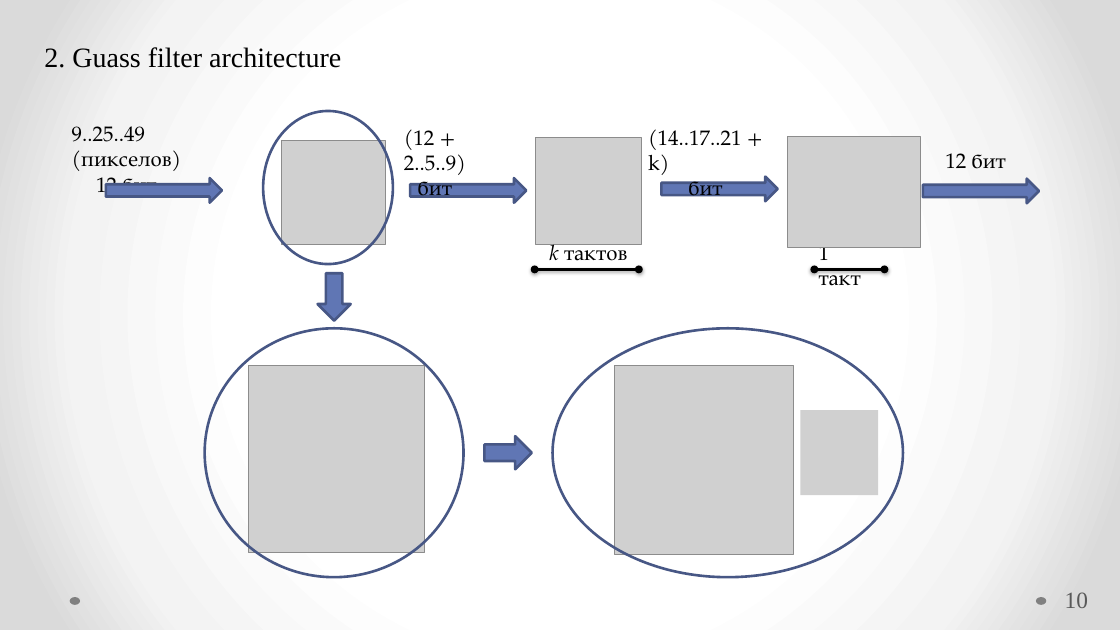
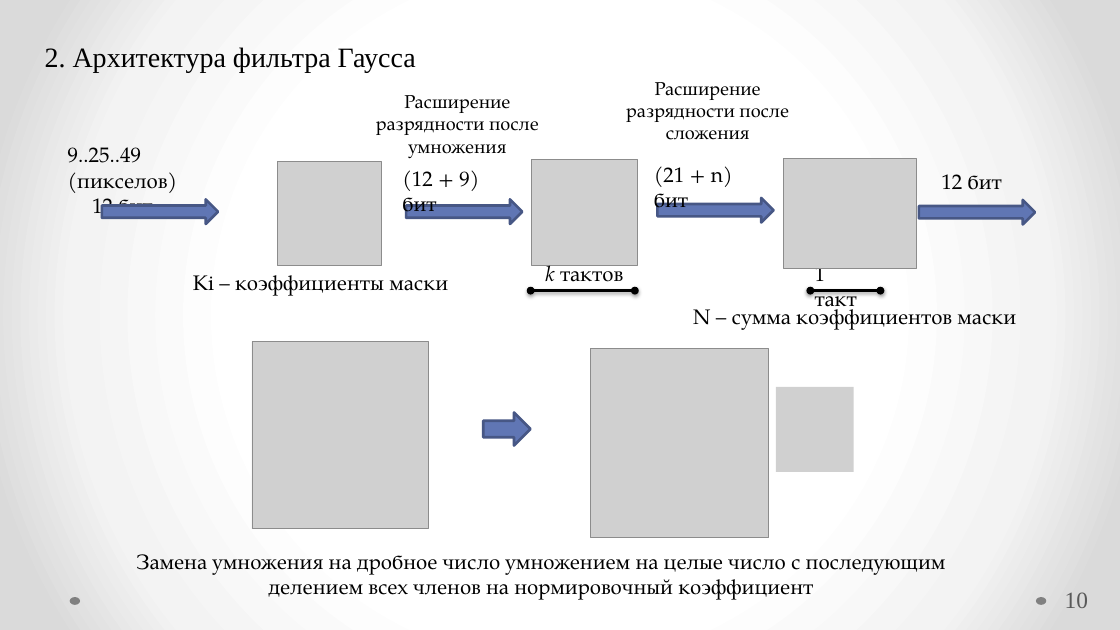
Before and after one commit to Radiophantom/master_yoda, a slide deck: slide 10 of VKR.pptx. Drawn at 1120x630 pixels with LibreOffice and Linux fonts; fonts in the diff are those of the drawing; grey boxes stand for pictures. Boxes give left, top, right and bottom in pixels: in the first picture for what was removed or moved away, otherwise in the second. Text is boxed around its words. In the diff, an @@ line names an element or a change of style, - is before the commit and + after.

```diff
--- a/VKR.pptx
+++ b/VKR.pptx
@@ text at [45,47,416,73]: text changed @@
-2. Guass filter architecture
+2. Архитектура фильтра Гаусса
@@ text added at [626,82,789,140], 16 pt, text #000000 @@
+Расширение разрядности после cложения
@@ ellipse removed at [263,111,393,264] @@
@@ text added at [376,95,539,159], 16 pt, text #000000 @@
+Расширение разрядности после умножения
@@ text at [402,170,479,217]: text changed @@
-(12 + 2..5..9)
-бит
+(12 + 9) бит
@@ text at [654,166,733,213]: text changed @@
-(14..17..21 + k)
-бит
+(21 + n) бит
@@ text added at [193,275,448,296], 18 pt, text #000000 @@
+Ki – коэффициенты маски
@@ up arrow removed at [318,273,350,320] @@
@@ 4 texts, 4 right arrows, 3 pictures, 2 double arrows: place and size @@
-4 texts, 4 right arrows, 3 pictures, 2 double arrows at [72,126,1039,286]
+4 texts, 4 right arrows, 3 pictures, 2 double arrows at [68,147,1035,313]
@@ ellipse removed at [205,329,464,577] @@
@@ ellipse removed at [553,329,903,577] @@
@@ text added at [693,303,1016,330], 18 pt, text #000000 @@
+N – сумма коэффициентов маски
@@ picture: place and size @@
-picture at [248,365,424,553]
+picture at [252,342,429,529]
@@ picture: place and size @@
-picture at [615,365,793,555]
+picture at [591,349,769,538]
@@ picture: place and size @@
-picture at [801,410,879,495]
+picture at [776,387,854,472]
@@ up arrow: place and size @@
-up arrow at [484,436,531,469]
+up arrow at [484,413,531,446]
@@ text added at [136,554,946,600], 18 pt, text #000000 @@
+Замена умножения на дробное число умножением на целые число с последующим делением всех членов на нормировочный коэффициент
```
Also in this commit, not shown: 13 other slides changed, 3 slides added, 2 slides removed, 1 other file.
